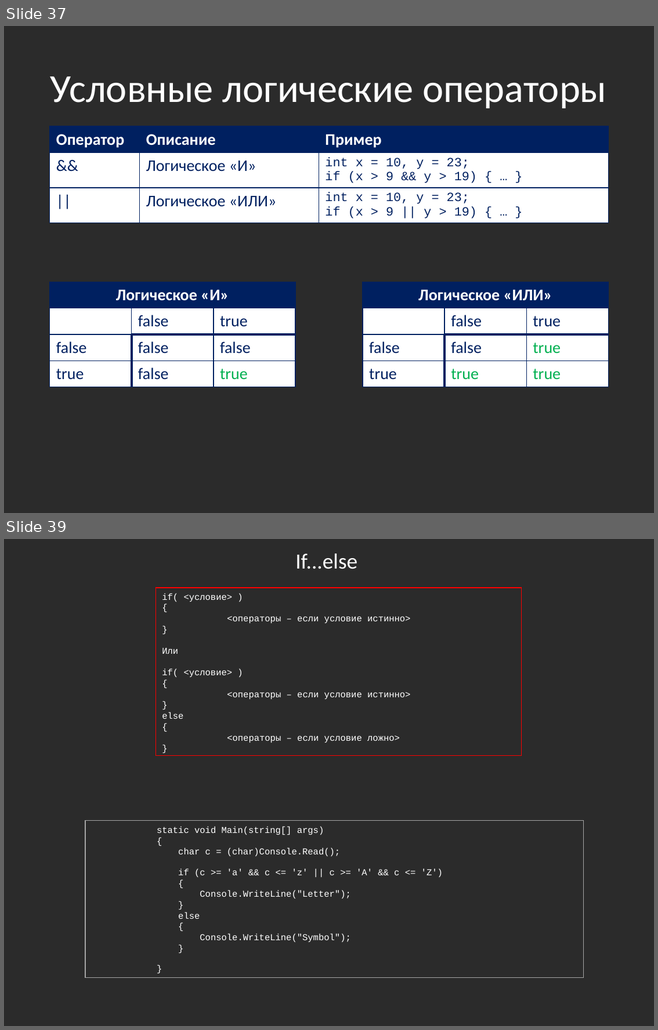
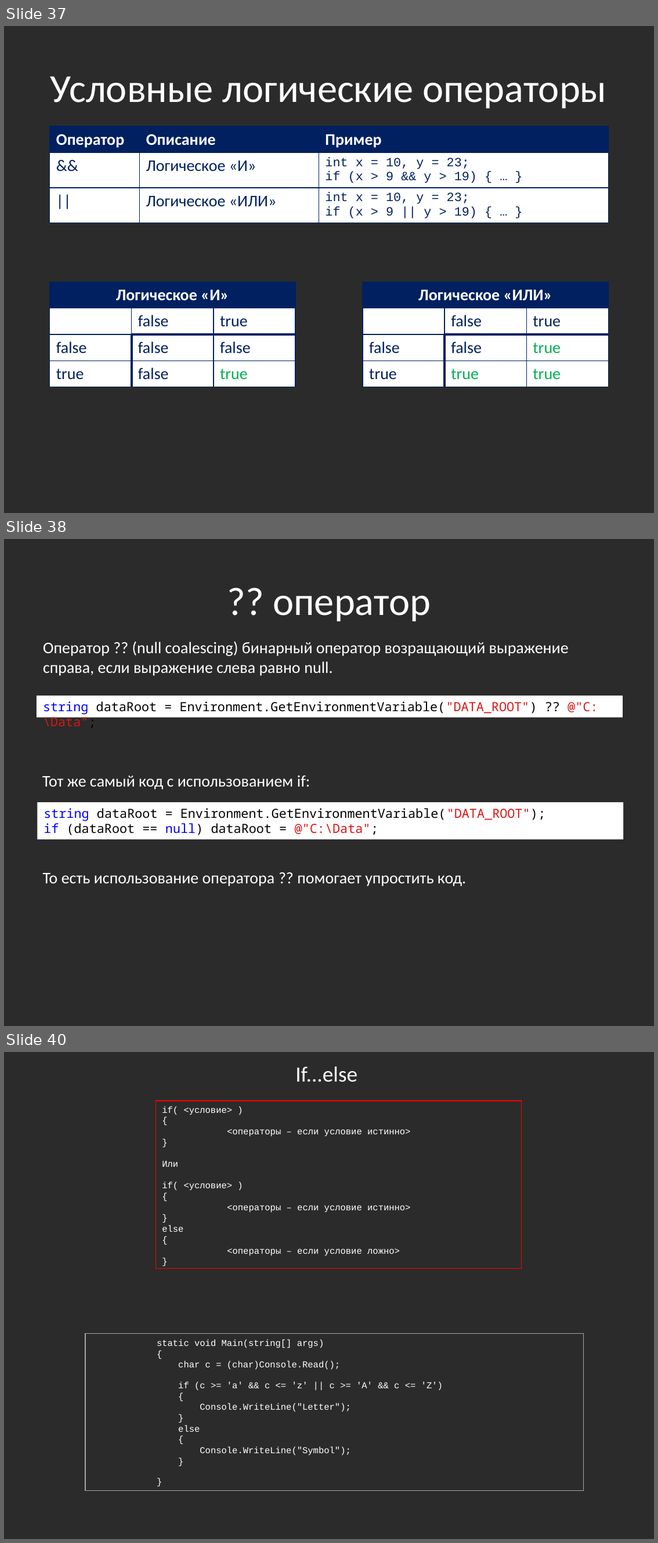
Before and after one commit to bazile/Training, a slide deck: Presentation/lesson-01.pptx. Shown one above the other, each under a label of ours: slides 37 and 39 before the commit, slides 37, 38 and 40 after it; the slides between them are not shown. The pictures are 658x1030 and 658x1543 pixels, drawn with LibreOffice and Linux fonts; fonts in the diff are those of the drawing; background and template pictures are left out; a plain dark background stands for a picture behind light text. Boxes give left, top, right and bottom in pixels: in the first picture for what was removed or moved away, otherwise in the second. Text is boxed around its words. In the diff, an @@ line names an element or a change of style, - is before the commit and + after.

```diff
--- a/Presentation/lesson-01.pptx
+++ b/Presentation/lesson-01.pptx
@@ slide 38 added at [4,539,654,1026], background picture (left out) @@
@@ title added at [273,595,430,621], 44 pt, text #FFFFFF @@
+?? оператор
@@ text added at [43,641,568,676], 18 pt, text #FFFFFF @@
+Оператор ?? (null coalescing) бинарный оператор возращающий выражение справа, если выражение слева равно null.
@@ rectangle added at [36,696,622,718], fill #FFFFFF, 14 pt, text #000000 @@
+string dataRoot = Environment.GetEnvironmentVariable("DATA_ROOT") ?? @"C:\Data";
@@ text added at [42,776,310,790], 18 pt, text #FFFFFF @@
+Тот же самый код с использованием if:
@@ rectangle added at [37,803,623,840], fill #FFFFFF, 14 pt, text #000000 @@
+string dataRoot = Environment.GetEnvironmentVariable("DATA_ROOT");
+if (dataRoot == null) dataRoot = @"C:\Data";
@@ text added at [43,873,466,886], 18 pt, text #FFFFFF @@
+То есть использование оператора ?? помогает упростить код.
@@ what was slide 39 is now slide 40 @@
```
Also in this commit, not shown: 1 slide changed.
